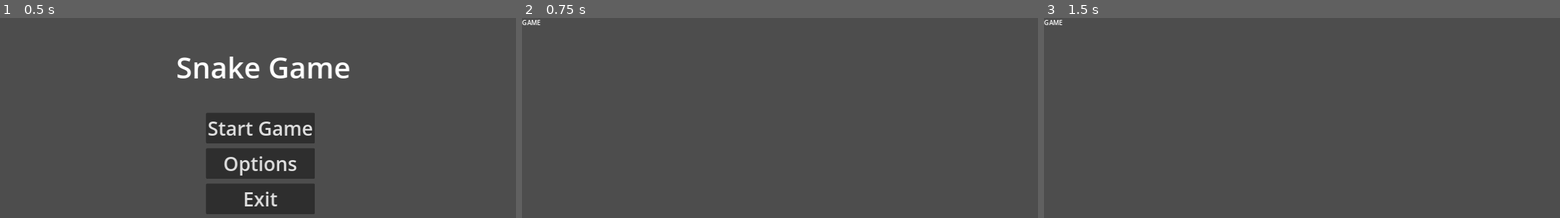
Above: before the commit, frames 1-3 (left to right).
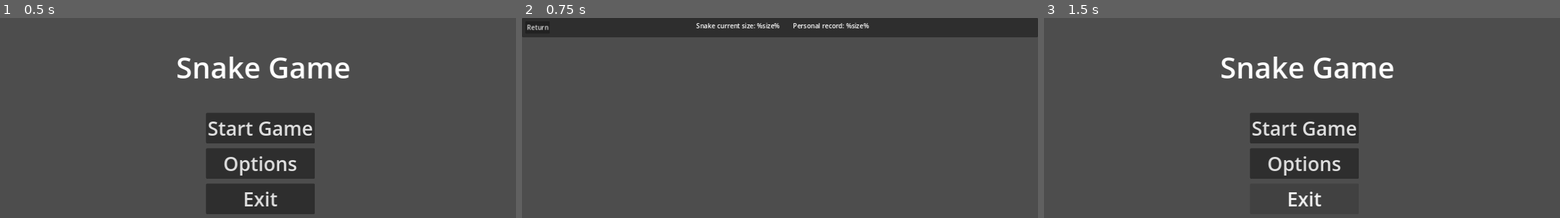
Above: after the commit, the same moments.

Repository: joaopedromago/GodotSnakeGame
Game: Godot game, scene res://scenes/menu.tscn
Same seed, same stepped clock (60 frames per second), same inputs: the game is played once before the commit and once after it.
Inputs (mouse positions are in pixels of both pictures, inside the frame that each line leads up to):
- Up to frame 1 (0.5 s): no input
- Up to frame 2 (0.75 s): click "Start Game" at 0.5 s
- Up to frame 3 (1.5 s): click (1059, 28) at 1.25 s, where only the run after the commit has a clickable "Return"

Frame 1 is identical in both runs. In frame 2, 9.4% of the frame differs, in the area x 0-100%, y 0-10%; in frame 3, 7.8%.

Commit message:
feat: implementing game scene menu

Diff:
--- a/scenes/game.tscn
+++ b/scenes/game.tscn
@@ -1,8 +1,37 @@
-[gd_scene format=3 uid="uid://nsir2w67s0rq"]
+[gd_scene load_steps=2 format=3 uid="uid://nsir2w67s0rq"]
+
+[ext_resource type="Script" path="res://src/scenes/game.gd" id="1_ygaeq"]
 
 [node name="Game" type="Node2D"]
+script = ExtResource("1_ygaeq")
 
-[node name="Label" type="Label" parent="."]
-offset_right = 40.0
+[node name="Camera2D" type="Camera2D" parent="."]
+position = Vector2(640, 360)
+
+[node name="CanvasLayer" type="CanvasLayer" parent="."]
+
+[node name="Panel" type="Panel" parent="CanvasLayer"]
+offset_right = 1280.0
+offset_bottom = 48.0
+
+[node name="Return" type="Button" parent="CanvasLayer/Panel"]
+offset_left = 8.0
+offset_top = 8.0
+offset_right = 69.0
+offset_bottom = 39.0
+text = "Return"
+
+[node name="Score" type="Label" parent="CanvasLayer/Panel"]
+offset_left = 432.0
+offset_top = 8.0
+offset_right = 639.0
+offset_bottom = 31.0
+text = "Snake current size: %size%"
+
+[node name="Score" type="Label" parent="CanvasLayer/Panel/Score"]
+offset_left = 240.0
+offset_right = 447.0
 offset_bottom = 23.0
-text = "GAME"
+text = "Personal record: %size%"
+
+[connection signal="pressed" from="CanvasLayer/Panel/Return" to="." method="_on_return_pressed"]
--- a/src/scenes/game.gd
+++ b/src/scenes/game.gd
@@ -1,5 +1,6 @@
 extends Node
 
+const NavigationService = preload("res://src/services/navigation_service.gd")
 
 # Called when the node enters the scene tree for the first time.
 func _ready():
@@ -9,3 +10,8 @@
 # Called every frame. 'delta' is the elapsed time since the previous frame.
 func _process(delta):
 	pass
+
+
+func _on_return_pressed():
+	var navigation_service = NavigationService.new();
+	navigation_service.navigate_to_menu(self)
